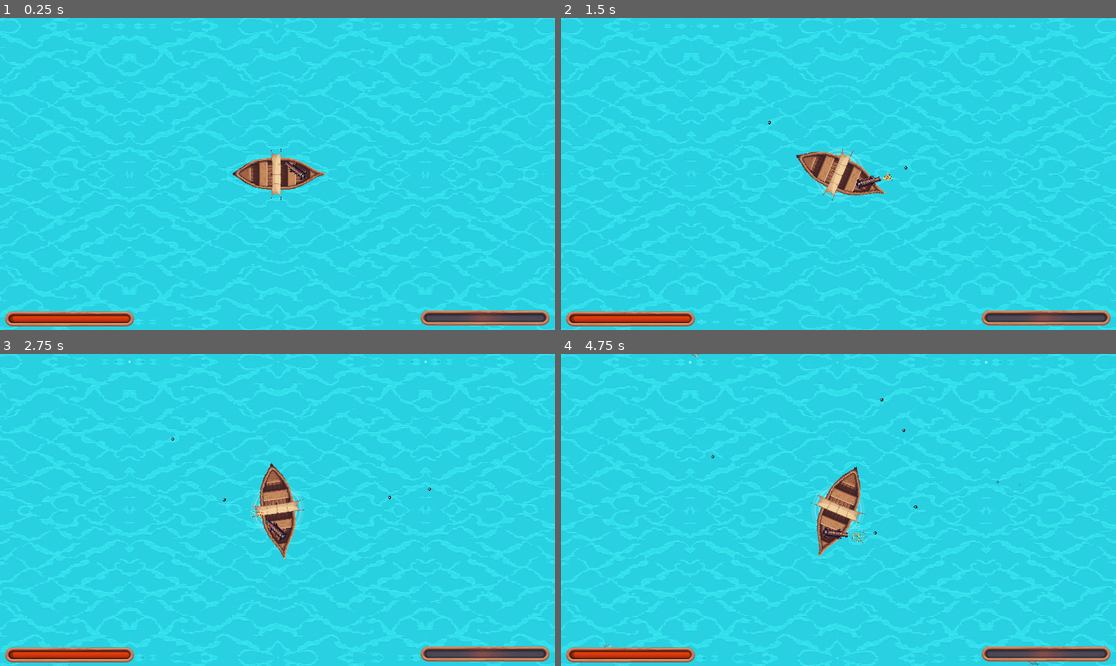
Above: before the commit, frames 1-4 (two rows, left to right).
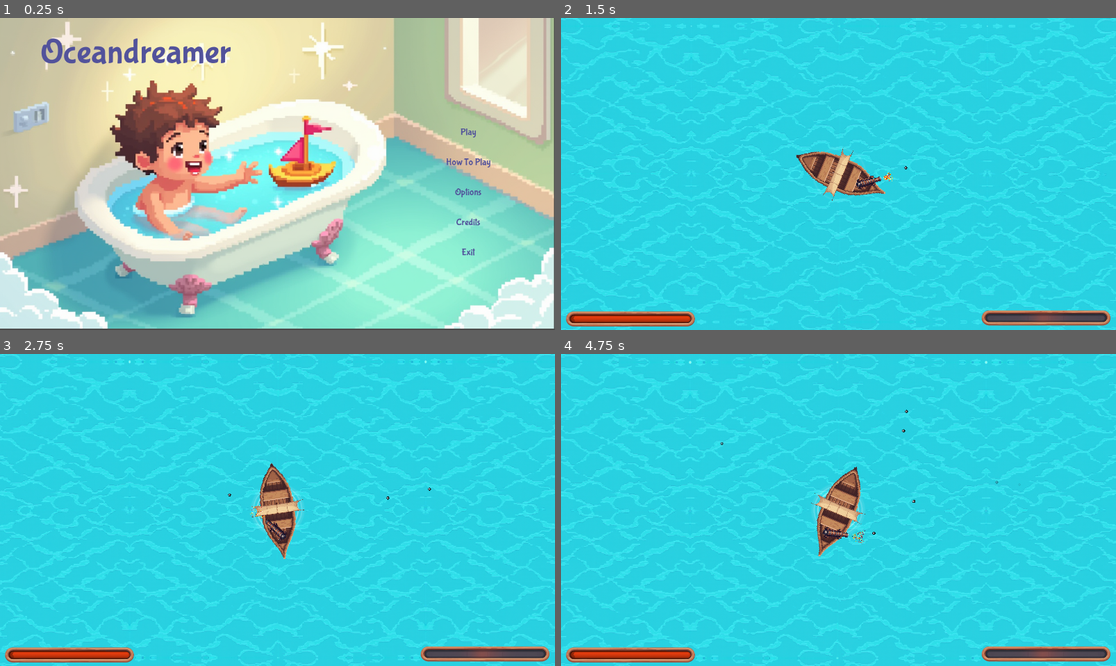
Above: after the commit, the same moments.

Repository: HephaistosForge/OceanDreamer
Game: Godot game, scene res://ui_scenes/main_menu/main_menu.tscn
Same seed, same stepped clock (60 frames per second), same inputs: the game is played once before the commit and once after it. Before the commit the project starts from res://levels/main.tscn. Sound files missing from this copy of the repository are replaced by a short silence.
Inputs (mouse positions are in pixels of both pictures, inside the frame that each line leads up to):
- Up to frame 1 (0.25 s): no input
- Up to frame 2 (1.5 s): click (1027, 133) at 0.5 s, where only the run after the commit has a clickable "Play"; move the mouse to (960, 158) at 1.27 s; hold D (turn_right) from 1.28 s (still down); hold Space (shoot) from 1.28 s (still down); click (960, 158) at 1.42 s
- Up to frame 3 (2.75 s): release D (turn_right) at 2 s; release Space (shoot) at 2 s; drag from (166, 525) to (188, 447) at 2.02 s
- Up to frame 4 (4.75 s): move the mouse to (894, 441) at 2.77 s; hold D (turn_right) 2.78-3.5 s; hold Space (shoot) 2.78-3.5 s; drag from (810, 572) to (1010, 488) at 3.52 s; move the mouse to (1005, 556) at 4.27 s; hold A (turn_left) from 4.28 s (still down); hold Space (shoot) from 4.28 s (still down)

The runs differ from the first frame. In frame 1, 100% of the frame differs, in the area x 0-100%, y 0-100%; in frame 2, 0.1%; in frame 3, 0.2%; in frame 4, 0.3%.

Commit message:
Change main scene

Diff:
--- a/project.godot
+++ b/project.godot
@@ -11,7 +11,7 @@
 [application]
 
 config/name="OceanDreamer"
-run/main_scene="res://levels/main.tscn"
+run/main_scene="res://ui_scenes/main_menu/main_menu.tscn"
 config/features=PackedStringArray("4.3", "Forward Plus")
 config/icon="res://icon.svg"
 
